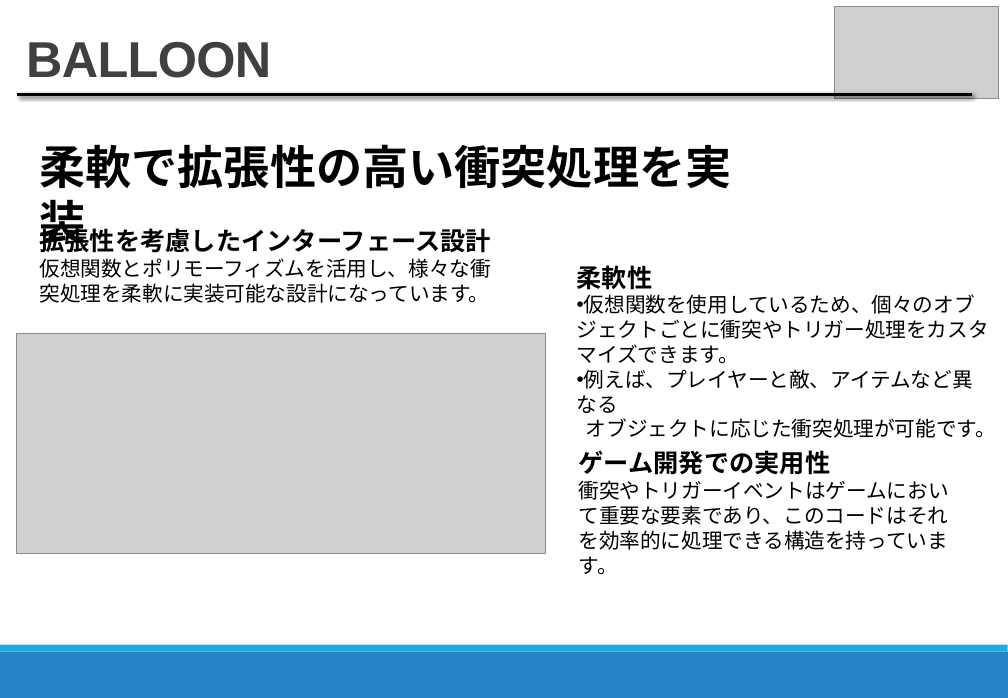
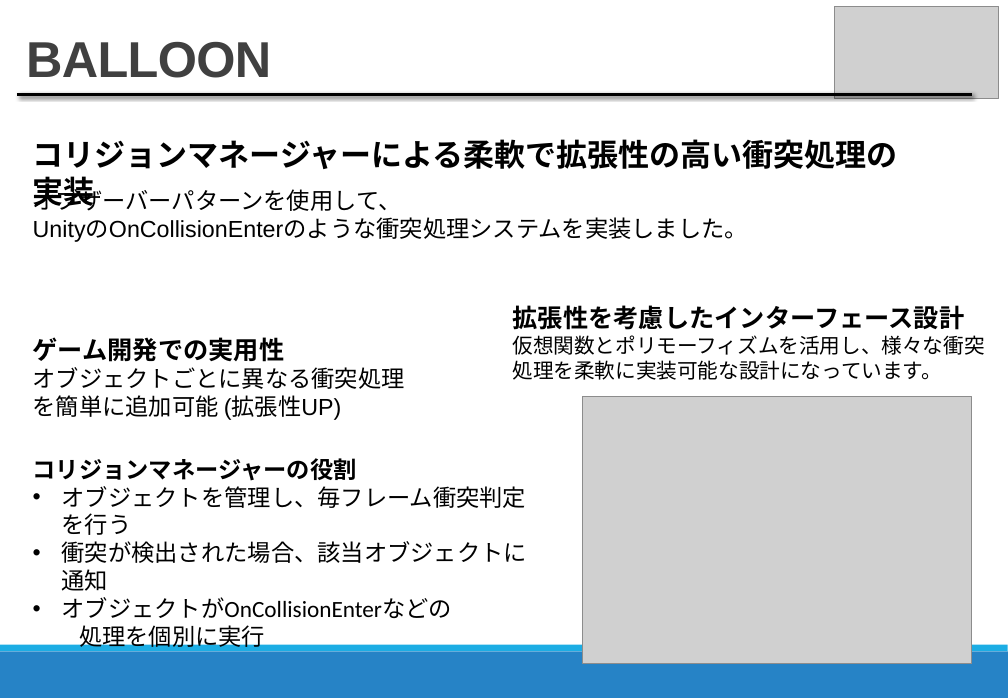
Before and after one commit to Shimizu-Shunki/Balloon, a slide deck: slide 4 of 資料.pptx. Drawn at 1008x698 pixels with LibreOffice and Linux fonts; fonts in the diff are those of the drawing; grey boxes stand for pictures. Boxes give left, top, right and bottom in pixels: in the first picture for what was removed or moved away, otherwise in the second. Text is boxed around its words. In the diff, an @@ line names an element or a change of style, - is before the commit and + after.

```diff
--- a/資料.pptx
+++ b/資料.pptx
@@ text at [33,139,898,169]: text changed; size 35.8 to 24 pt @@
-柔軟で拡張性の高い衝突処理を実装
+コリジョンマネージャーによる柔軟で拡張性の高い衝突処理の実装
@@ text added at [33,185,748,242], 18 pt, text #000000 @@
+オブザーバーパターンを使用して、
+UnityのOnCollisionEnterのような衝突処理システムを実装しました。
@@ text removed at [577,265,996,438] @@
-柔軟性
-• 仮想関数を使用しているため、個々のオブジェクトごとに衝突やトリガー処理をカスタマイズできます。
-• 例えば、プレイヤーと敵、アイテムなど異なる
-オブジェクトに応じた衝突処理が可能です。
@@ text "拡張性を考慮したインターフェース設計" rewrapped from [39,225,491,303] to [513,305,985,380] @@
@@ text "ゲーム開発での実用性": place and size @@
-text "ゲーム開発での実用性" at [579,450,949,550]
+text "ゲーム開発での実用性" at [33,337,405,420]
@@ picture removed at [17,333,545,553] @@
@@ text at [33,367,405,420]: text changed; size 16 to 18 pt; font Calibri to Arial @@
-衝突やトリガーイベントはゲームにおいて重要な要素であり、このコードはそれを効率的に処理できる構造を持っています。
+オブジェクトごとに異なる衝突処理を簡単に追加可能 (拡張性UP)
@@ picture added at [583,396,973,665] @@
@@ text added at [33,458,527,652], 18 pt, text #000000 @@
+コリジョンマネージャーの役割
+• オブジェクトを管理し、毎フレーム衝突判定を行う
+• 衝突が検出された場合、該当オブジェクトに通知
+• オブジェクトがOnCollisionEnterなどの
+処理を個別に実行
```
Also in this commit, not shown: 1 other slide changed, 1 slide removed, 14 other files.
